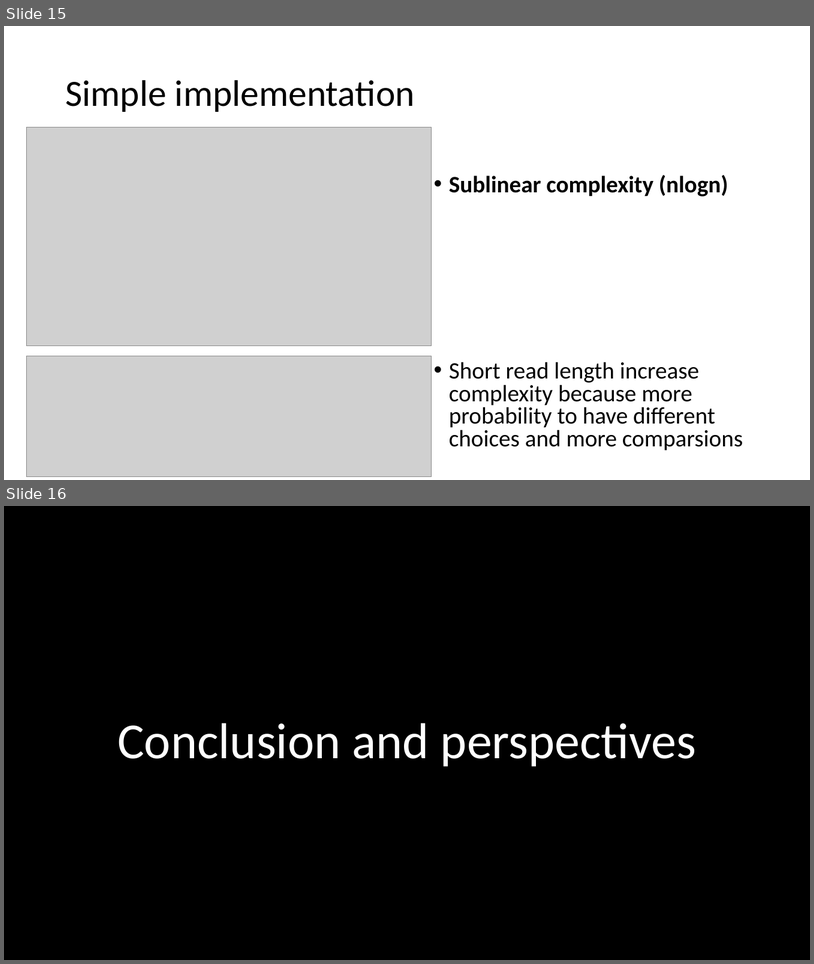
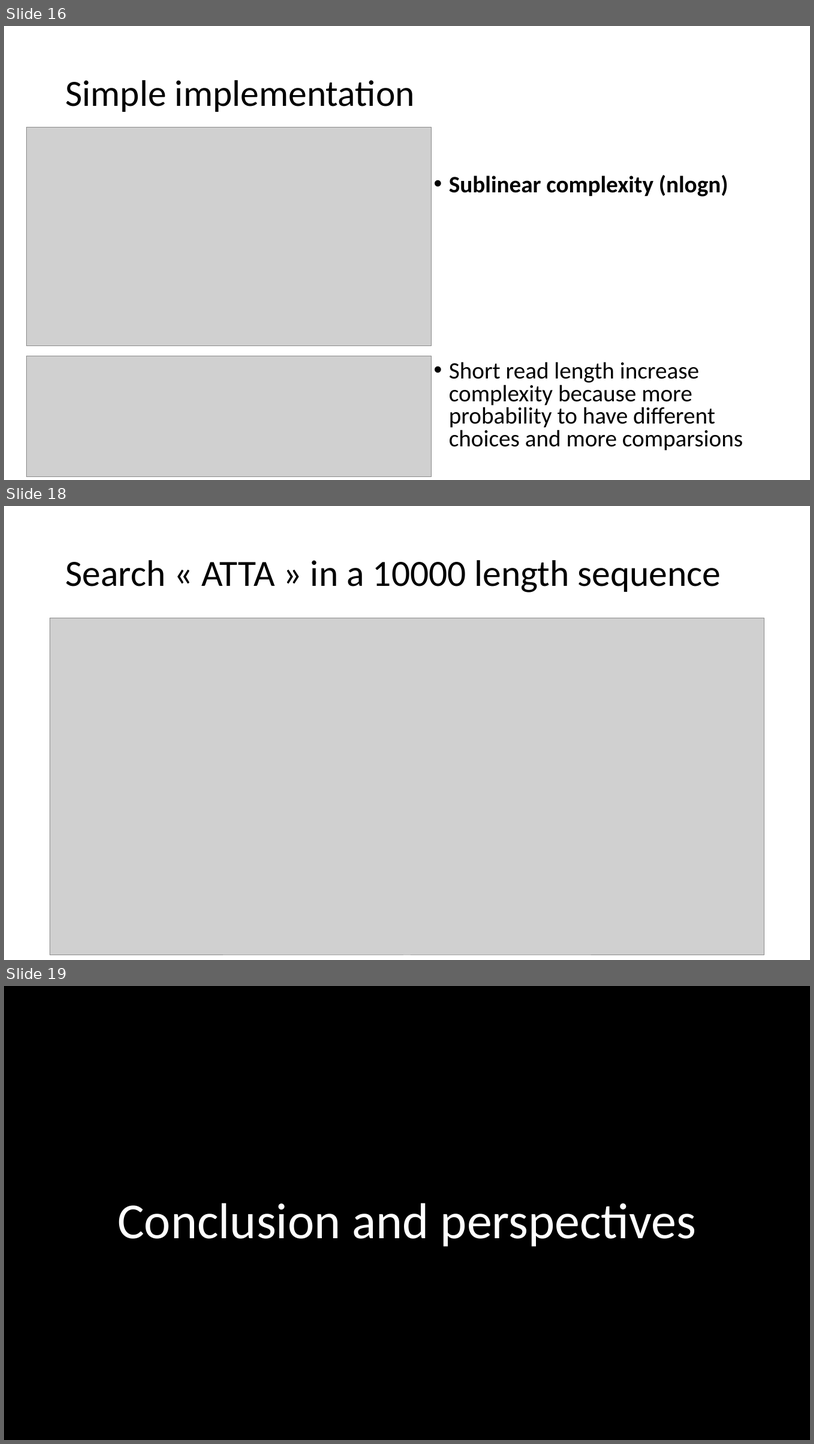
Before and after one commit to Coohrentiin/Index-structure-and-mapping, a slide deck: EXAM-Genome mapping.pptx. Shown one above the other, each under a label of ours: slides 15 and 16 before the commit, slides 16, 18 and 19 after it; the slides between them are not shown. The pictures are 814x964 and 814x1444 pixels, drawn with LibreOffice and Linux fonts; fonts in the diff are those of the drawing; grey boxes stand for pictures; background and template pictures are left out. Boxes give left, top, right and bottom in pixels: in the first picture for what was removed or moved away, otherwise in the second. Text is boxed around its words. In the diff, an @@ line names an element or a change of style, - is before the commit and + after.

```diff
--- a/EXAM-Genome mapping.pptx
+++ b/EXAM-Genome mapping.pptx
@@ slide 18 added at <box>4,506,810,960</box>, background #FFFFFF @@
@@ title added at <box>65,560,722,592</box>, 44 pt, text #000000 @@
+Search « ATTA » in a 10000 length sequence
@@ picture added at <box>50,618,765,955</box> @@
@@ what was slide 15 is now slide 16 @@
@@ what was slide 16 is now slide 19 @@
```
Also in this commit, not shown: 2 other slides added, 2 other files.
